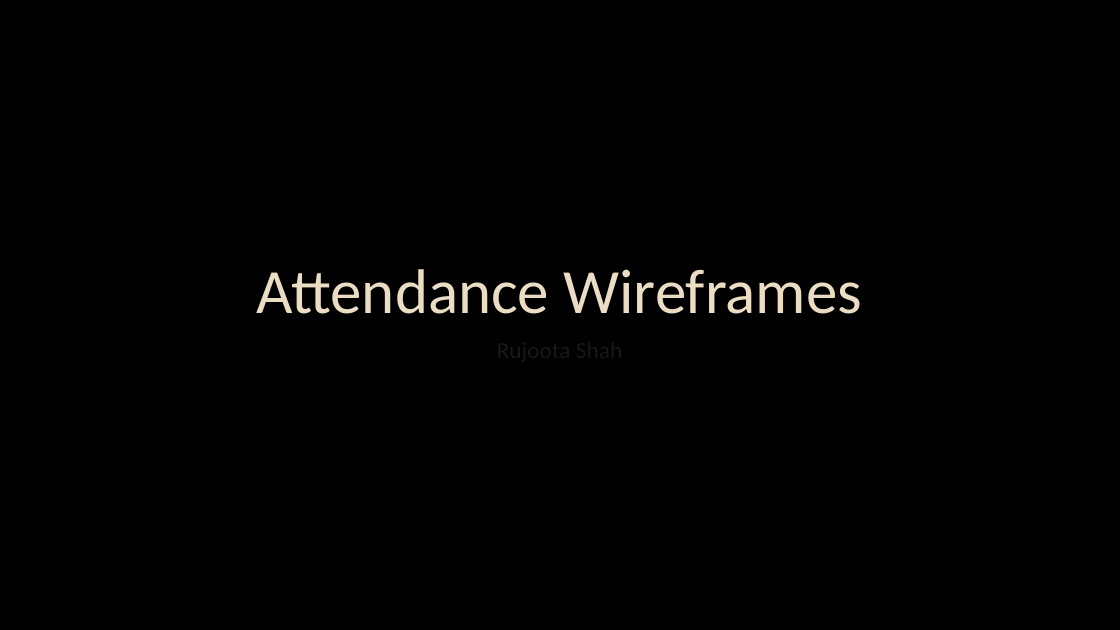
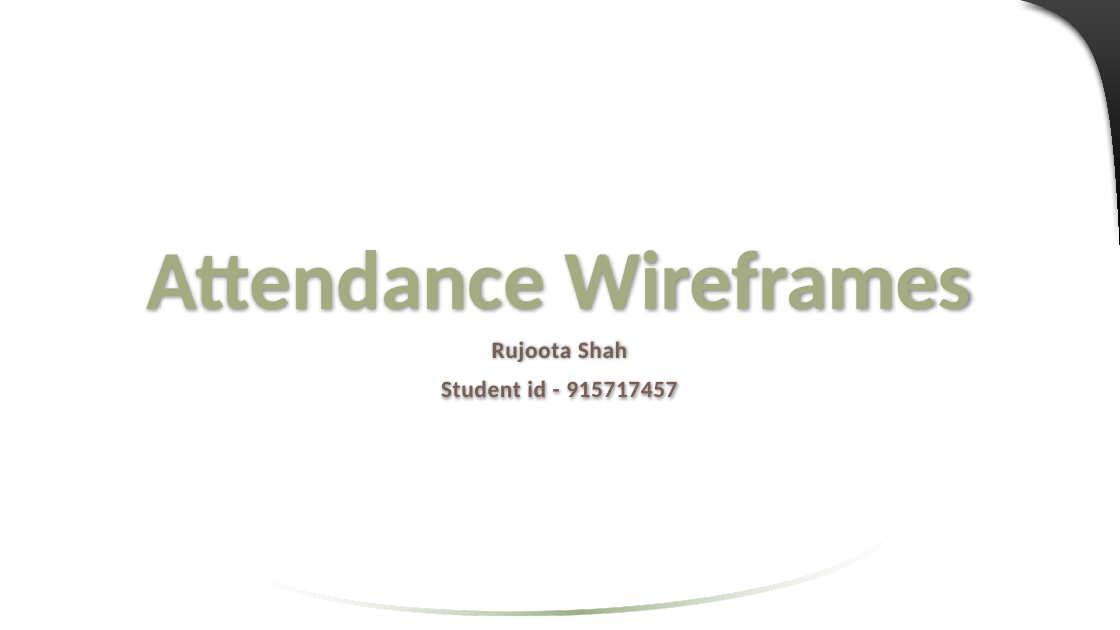
Before and after one commit to jaenudin86/Attendance, a slide deck: slide 1 of Attendance Wireframes.pptx. Drawn at 1120x630 pixels with LibreOffice and Linux fonts; fonts in the diff are those of the drawing; background and template pictures are left out. Boxes give left, top, right and bottom in pixels: in the first picture for what was removed or moved away, otherwise in the second. Text is boxed around its words. In the diff, an @@ line names an element or a change of style, - is before the commit and + after.

```diff
--- a/Attendance Wireframes.pptx
+++ b/Attendance Wireframes.pptx
@@ background picture (left out) to #FFFFFF @@
@@ freeform shape added at [1020, 0, 1120, 245], fill gradient #414141 to #000000 @@
@@ title "Attendance Wireframes" at [147, 250, 971, 311]: size 54 to 72 pt, text colour #EBDDC3 to #A5AB81, letter outline #404040 0.75 pt to none, bold on @@
@@ subtitle at [492, 341, 627, 362]: text colour #FFFFFF to #775F55, letter spacing 0 to 0.5 pt, letter outline #404040 0.75 pt to none, bold on in "Rujoota Shah" @@
@@ subtitle at [441, 378, 677, 404]: paragraph added @@
+Student id - 915717457
@@ freeform shape added at [262, 532, 892, 616], fill gradient #FFFFFF to #9CB084 @@
```
Also in this commit, not shown: 35 other slides changed, 7 slides added, 3 slides removed, 1 other file.
